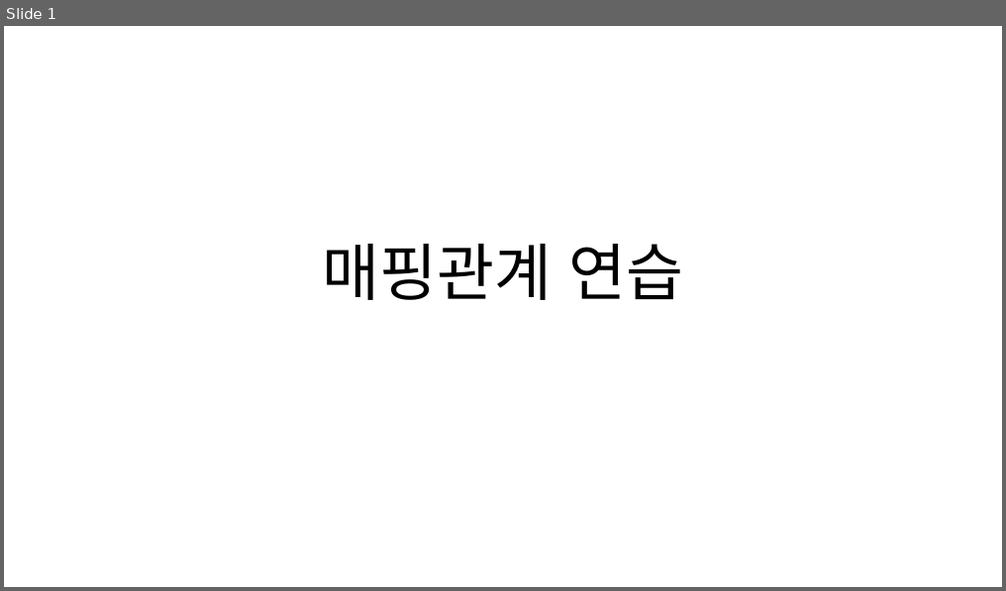
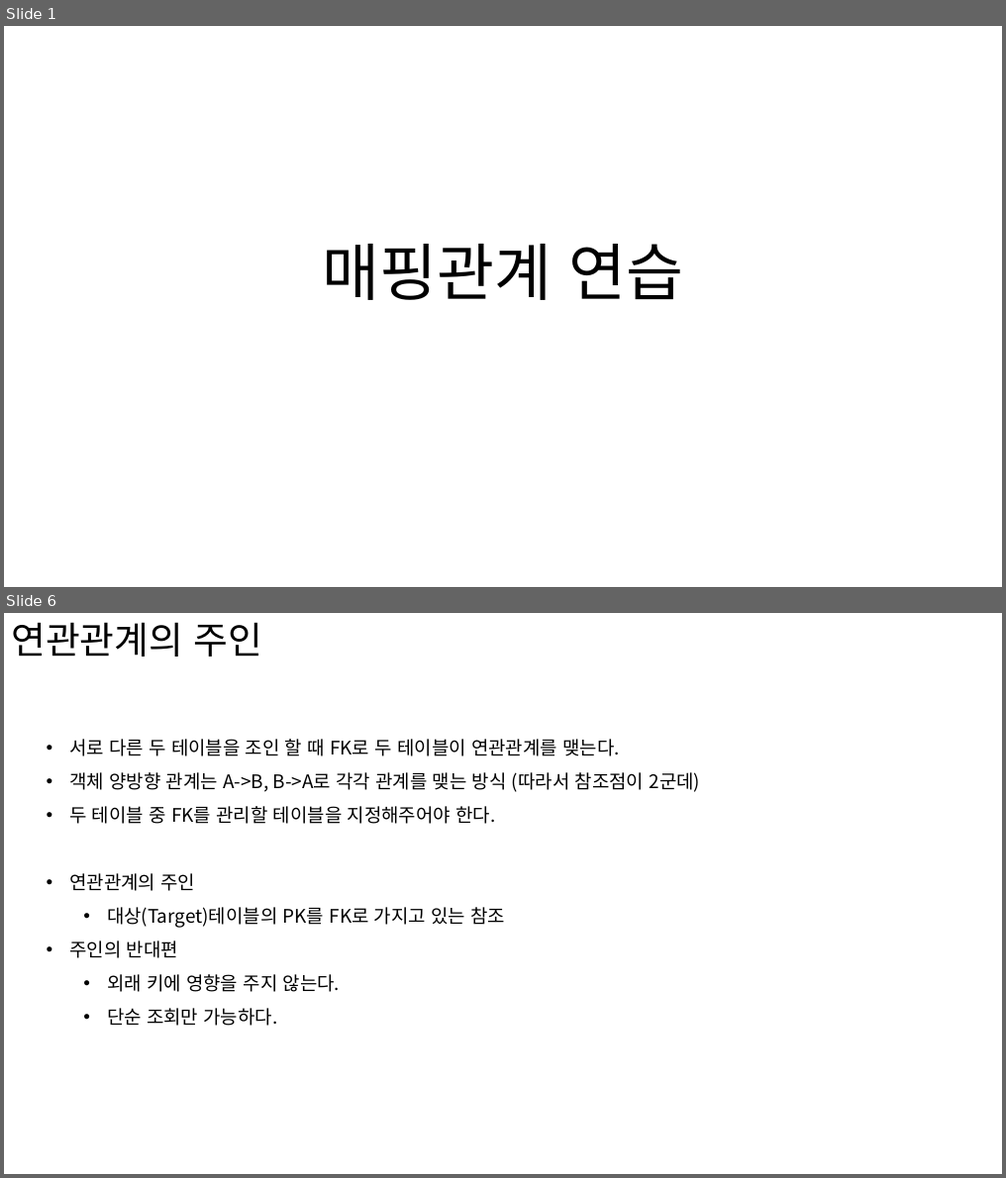
Before and after one commit to soon-good/study_archives, a slide deck: java/JPA/매핑관계_연습.pptx. Shown one above the other, each under a label of ours: slide 1 before the commit, slides 1 and 6 after it; the slides between them are not shown. The pictures are 1006x591 and 1006x1178 pixels, drawn with LibreOffice and Linux fonts; fonts in the diff are those of the drawing. Boxes give left, top, right and bottom in pixels: in the first picture for what was removed or moved away, otherwise in the second. Text is boxed around its words. In the diff, an @@ line names an element or a change of style, - is before the commit and + after.

Commit message:
JPA BASIC : 엔티티 매핑 4종류 요약본 : N:1 매핑 (Many To One) 단방향 예제 추가 : 스프링 Data JPA 확장기능 : 쿼리메소드 기능 : 엔티티 매핑 테스트 정리문서

```diff
--- a/java/JPA/매핑관계_연습.pptx
+++ b/java/JPA/매핑관계_연습.pptx
@@ slide 6 added at box(4, 613, 1002, 1174), background #FFFFFF @@
@@ text added at box(11, 622, 263, 657), 36 pt, text #000000 @@
+연관관계의 주인
@@ text added at box(69, 739, 701, 1026), 18 pt, text #000000 @@
+• 서로 다른 두 테이블을 조인 할 때 FK로 두 테이블이 연관관계를 맺는다.
+• 객체 양방향 관계는 A->B, B->A로 각각 관계를 맺는 방식 (따라서 참조점이 2군데)
+• 두 테이블 중 FK를 관리할 테이블을 지정해주어야 한다.
+• 연관관계의 주인
+  • 대상(Target)테이블의 PK를 FK로 가지고 있는 참조
+• 주인의 반대편
+  • 외래 키에 영향을 주지 않는다.
+  • 단순 조회만 가능하다.
```
Also in this commit, not shown: 2 slides changed, 36 other slides added, 38 other files.
